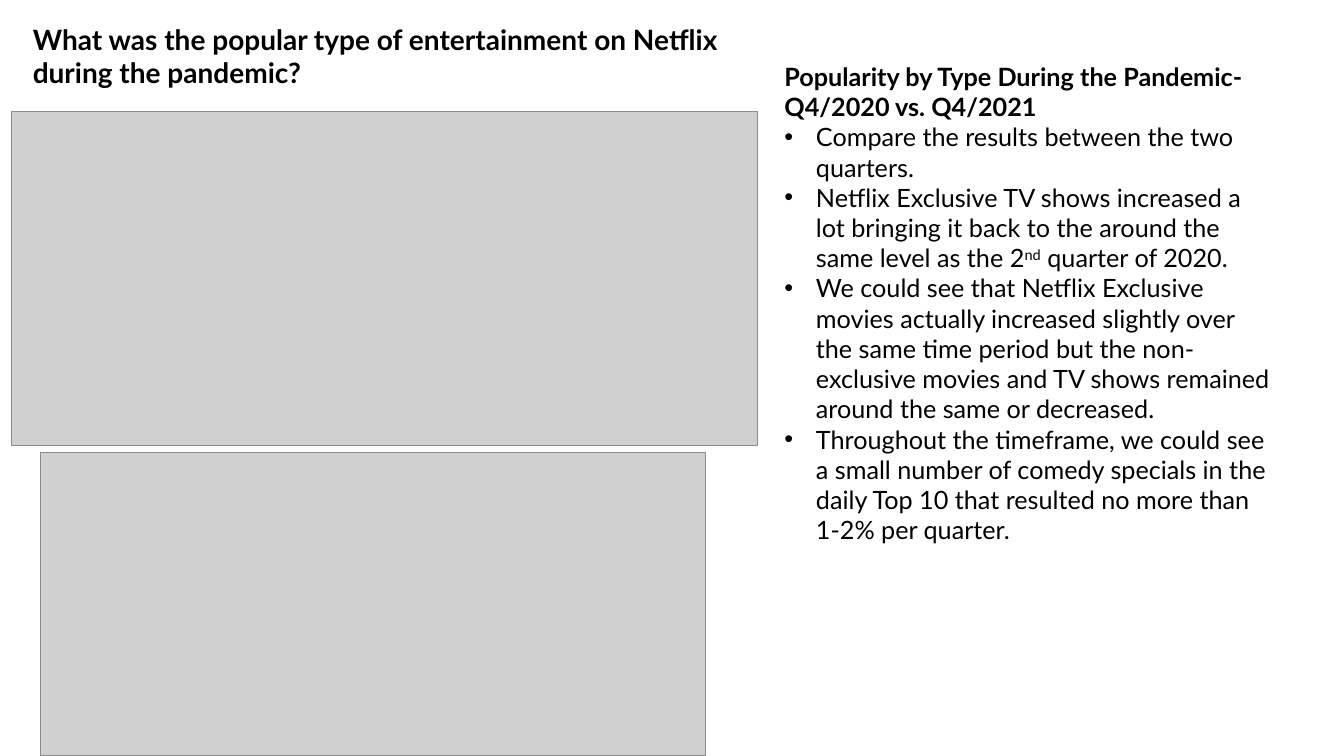
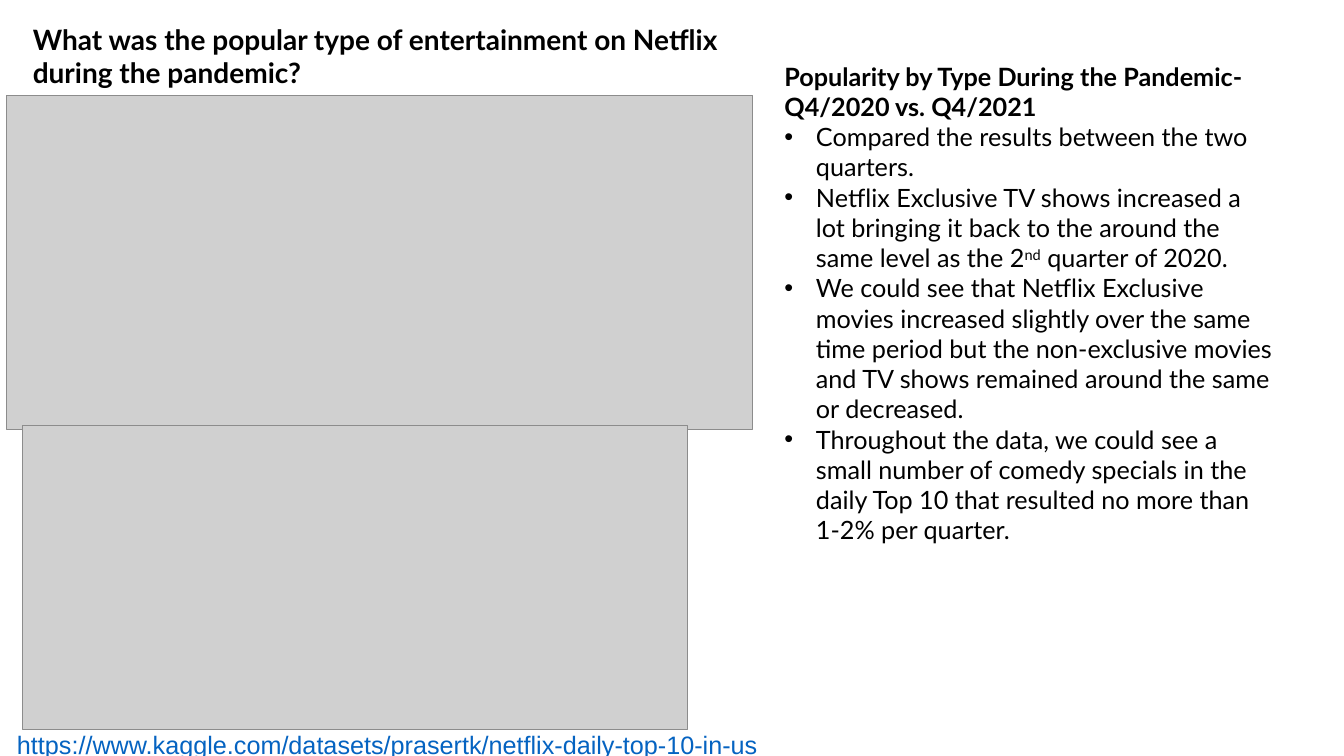
Before and after one commit to Costilrt/The-First-Project, a slide deck: slide 12 of TeamProjectPPT updated.pptx. Drawn at 1344x756 pixels with LibreOffice and Linux fonts; fonts in the diff are those of the drawing; grey boxes stand for pictures; background and template pictures are left out. Boxes give left, top, right and bottom in pixels: in the first picture for what was removed or moved away, otherwise in the second. Text is boxed around its words. In the diff, an @@ line names an element or a change of style, - is before the commit and + after.

```diff
--- a/TeamProjectPPT updated.pptx
+++ b/TeamProjectPPT updated.pptx
@@ picture: place and size @@
-picture at <box>11,111,757,445</box>
+picture at <box>7,95,753,429</box>
@@ text at <box>816,127,1248,181</box>: text changed @@
-• Compare the results between the two quarters.
+• Compared the results between the two quarters.
@@ text at <box>816,278,1272,544</box>: text changed @@
-• We could see that Netflix Exclusive movies actually increased slightly over the same time period but the non-exclusive movies and TV shows remained around the same or decreased.
-• Throughout the timeframe, we could see a small number of comedy specials in the daily Top 10 that resulted no more than 1-2% per quarter.
+• We could see that Netflix Exclusive movies increased slightly over the same time period but the non-exclusive movies and TV shows remained around the same or decreased.
+• Throughout the data, we could see a small number of comedy specials in the daily Top 10 that resulted no more than 1-2% per quarter.
@@ picture: place and size @@
-picture at <box>40,453,705,756</box>
+picture at <box>23,425,688,729</box>
@@ rectangle added at <box>7,744,1344,744</box>, fill #FFFFFF, 18 pt, text #0563C1, underline @@
+https://www.kaggle.com/datasets/prasertk/netflix-daily-top-10-in-us
```
Also in this commit, not shown: 2 other slides changed.
